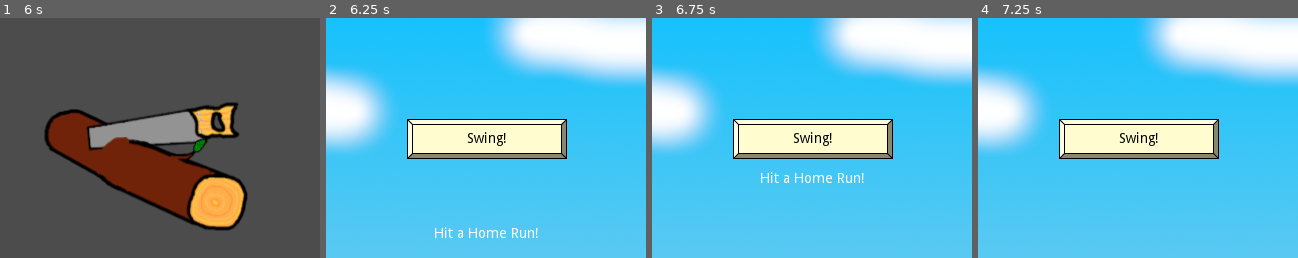
Above: before the commit, frames 1-4 (left to right).
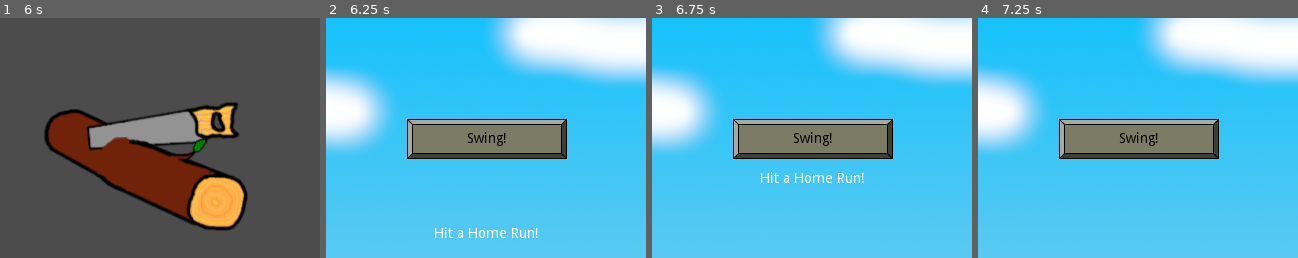
Above: after the commit, the same moments.

Repository: swashdev/minigame-madness
Game: Godot game, scene res://master/scenes/main.tscn
Two runs of this game, one before a commit and one after it. Both use one fixed random seed, a clock stepped at 60 frames per second and the inputs below.
Inputs:
- Up to frame 1 (6 s): hold Right (ui_right) 0.53-1.28 s; hold Space (ui_select) 0.53-1.28 s; hold Down (ui_down) 1.28-2.03 s; tap Space (ui_select) at 1.35, 1.52, 1.82, 2.85, 3.02, 3.32, 4.35, 4.52, 4.82, 5.85 s; hold Right (ui_right) 2.03-2.78 s; hold Space (ui_select) 2.03-2.78 s; hold Up (ui_up) 2.78-3.53 s; hold Space (ui_select) 3.53-4.28 s; hold Left (ui_left) 3.53-5.03 s; hold Down (ui_down) 5.03-5.78 s; hold Space (ui_select) 5.03-5.78 s; tap Enter at 5.75 s; hold Right (ui_right) from 5.78 s (still down)
- Up to frame 2 (6.25 s): keep holding Right (ui_right); tap Space (ui_select) at 6.02 s
- Up to frame 3 (6.75 s): tap Space (ui_select) at 6.32 s; tap A at 6.5 s; release Right (ui_right) at 6.53 s; hold Up (ui_up) from 6.53 s (still down); hold Space (ui_select) from 6.53 s (still down)
- Up to frame 4 (7.25 s): keep holding Up (ui_up); keep holding Space (ui_select)
The pictures show only the part of the screen within x 25-75%, y 16-66%; the shares and areas given below are measured in that part.

Frame 1 is identical in both runs. In frame 2, 7.2% of the frame differs, in the area x 25-75%, y 42-59%; in frame 3, 7.2%; in frame 4, 7.2%.

Commit message:
use spacebar lighting effects to enhance effect.
The spacebar will light when the game starts and blink rapidly when the
pitcher throws the ball to somewhat enhance the tensity of the moment.

Diff:
--- a/mini/baseball/scenes/baseball_minigame.tscn
+++ b/mini/baseball/scenes/baseball_minigame.tscn
@@ -37,6 +37,7 @@
 
 [node name="Spacebar" parent="." index="1" instance=ExtResource( 3 )]
 position = Vector2( 320, 200 )
+animation = "dim"
 
 [node name="Label" type="Label" parent="Spacebar" index="0"]
 anchor_right = 1.0
--- a/mini/baseball/scripts/baseball_minigame.gd
+++ b/mini/baseball/scripts/baseball_minigame.gd
@@ -11,6 +11,7 @@
 		if !_swung:
 			if Input.is_action_pressed( "ui_select" ):
 				_swung = true
+				$Spacebar.dim()
 				$Batter.animation = "swing"
 				$Batter.play()
 				# The animation is so fast that I'm not even going to wait
@@ -32,6 +33,7 @@
 func start():
 	.start()
 	$Pitcher/Timer.start()
+	$Spacebar.light()
 
 
 # The pitcher has thrown the ball, so make the ball visible & start it on its
@@ -39,3 +41,4 @@
 func _on_Pitcher_threw_ball():
 	$Baseball.set_visible( true )
 	$Baseball.set_speed( 640.0 )
+	$Spacebar.blink_rapidly()
